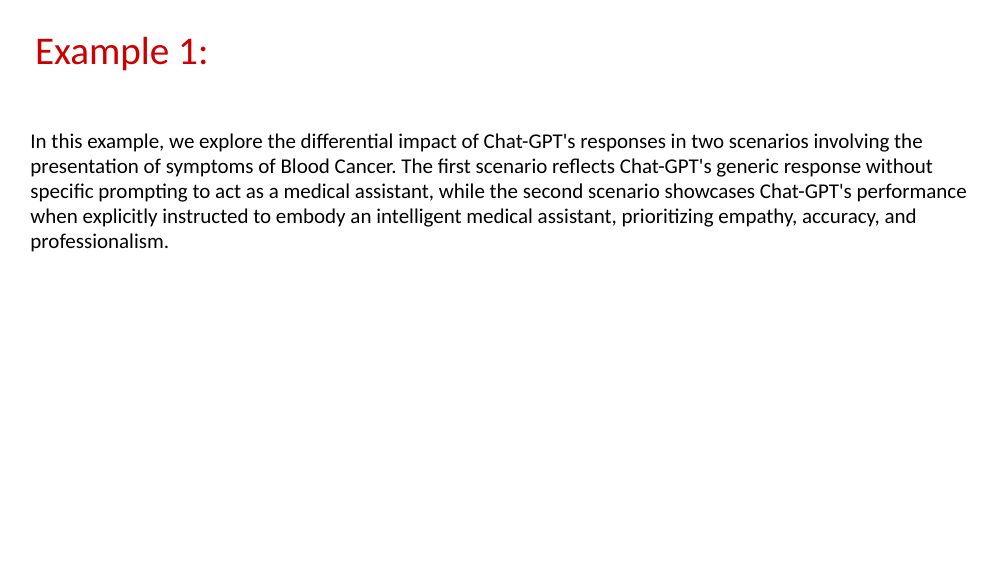
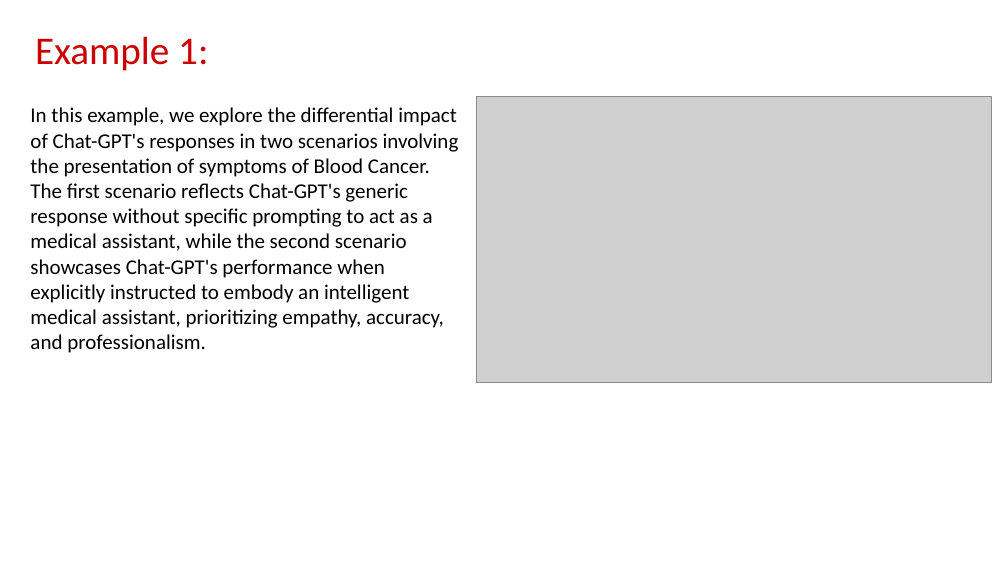
Before and after one commit to Humanitariansai/OPT, a slide deck: slide 12 of PROMPT_ENGINEERING_AND_AI/caseStudies/Medical_Diagnosis_With_Prompt_Engineering/Insights_on AI_and_Prompt_Engineering.pptx. Drawn at 1008x567 pixels with LibreOffice and Linux fonts; fonts in the diff are those of the drawing; grey boxes stand for pictures. Boxes give left, top, right and bottom in pixels: in the first picture for what was removed or moved away, otherwise in the second. Text is boxed around its words. In the diff, an @@ line names an element or a change of style, - is before the commit and + after.

```diff
--- a/PROMPT_ENGINEERING_AND_AI/caseStudies/Medical_Diagnosis_With_Prompt_Engineering/Insights_on AI_and_Prompt_Engineering.pptx
+++ b/PROMPT_ENGINEERING_AND_AI/caseStudies/Medical_Diagnosis_With_Prompt_Engineering/Insights_on AI_and_Prompt_Engineering.pptx
@@ subtitle "In this example, we explore ..." rewrapped from box(30, 133, 967, 252) to box(30, 107, 459, 353) @@
@@ picture added at box(477, 97, 992, 382) @@
```
Also in this commit, not shown: 5 other slides changed, 10 slides added, 2 other files.
